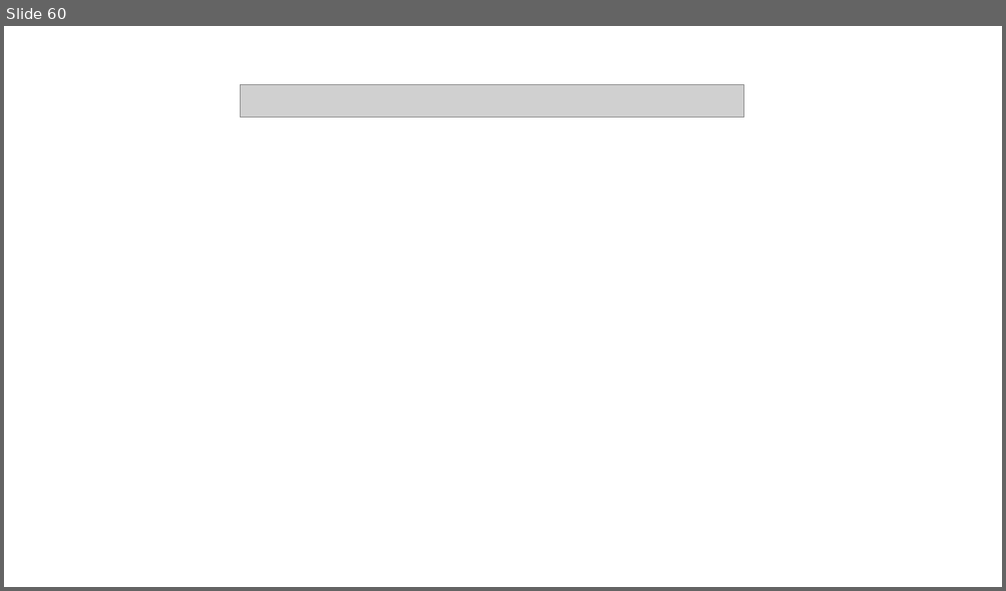
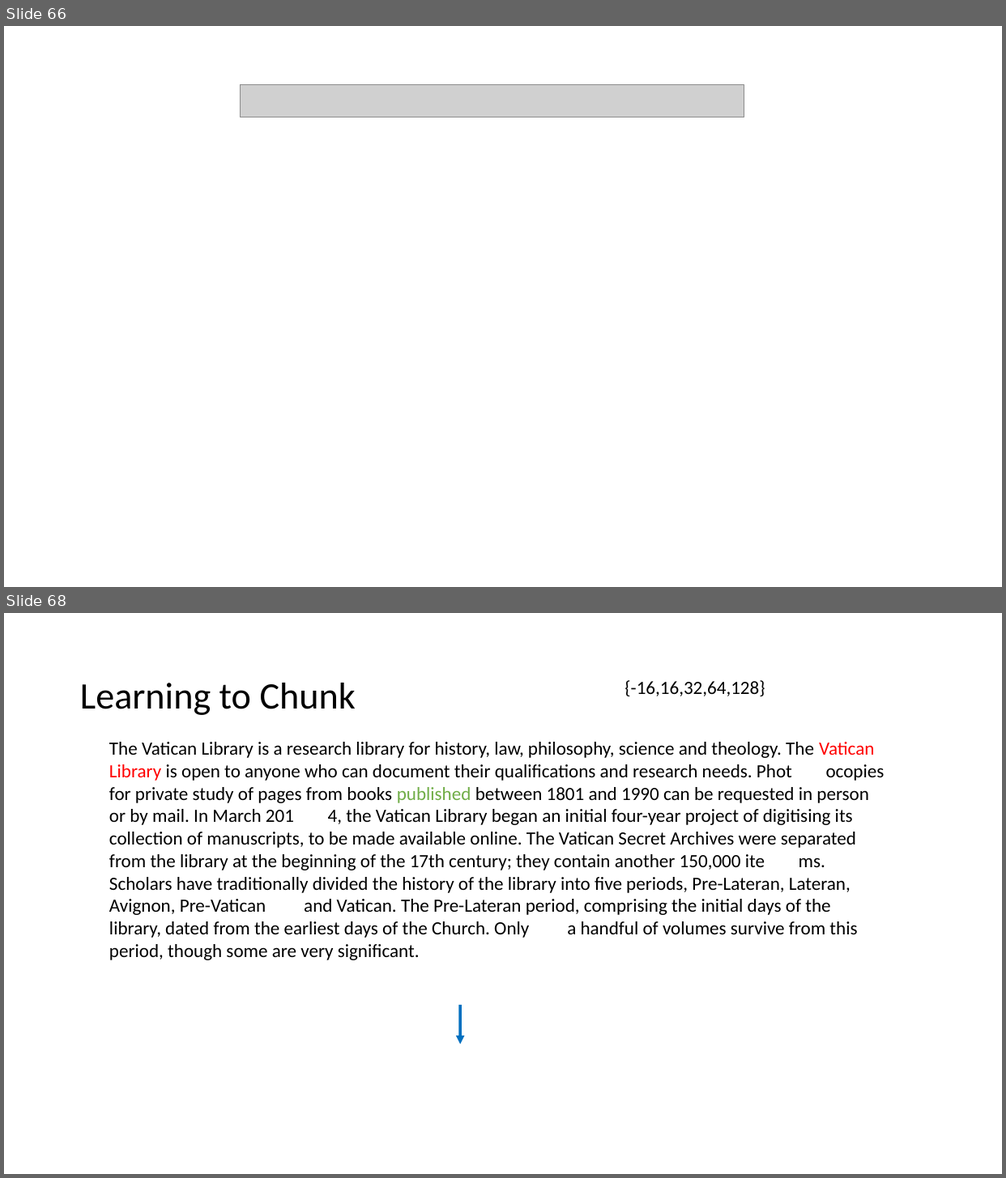
Before and after one commit to xhsun1997/rumor_project, a slide deck: 新建 PPT 演示文稿.ppt. Shown one above the other, each under a label of ours: slide 60 before the commit, slides 66 and 68 after it; the slides between them are not shown. The pictures are 1006x591 and 1006x1178 pixels, drawn with LibreOffice and Linux fonts; fonts in the diff are those of the drawing; grey boxes stand for pictures. Boxes give left, top, right and bottom in pixels: in the first picture for what was removed or moved away, otherwise in the second. Text is boxed around its words. In the diff, an @@ line names an element or a change of style, - is before the commit and + after.

```diff
--- a/新建 PPT 演示文稿.ppt
+++ b/新建 PPT 演示文稿.ppt
@@ slide 68 added at [4, 613, 1002, 1174], background #FFFFFF @@
@@ title added at [80, 683, 356, 715], 36 pt, text #000000 @@
+Learning to Chunk
@@ text added at [624, 680, 765, 696], 18 pt, text #000000 @@
+{-16,16,32,64,128}
@@ text added at [109, 742, 884, 960], 18 pt, text #000000 @@
+The Vatican Library is a research library for history, law, philosophy, science and theology. The Vatican Library is open to anyone who can document their qualifications and research needs. Phot ocopies for private study of pages from books published between 1801 and 1990 can be requested in person or by mail. In March 201 4, the Vatican Library began an initial four-year project of digitising its collection of manuscripts, to be made available online. The Vatican Secret Archives were separated from the library at the beginning of the 17th century; they contain another 150,000 ite ms. Scholars have traditionally divided the history of the library into five periods, Pre-Lateran, Lateran, Avignon, Pre-Vatican and Vatican. The Pre-Lateran period, comprising the initial days of the library, dated from the earliest days of the Church. Only a handful of volumes survive from this period, though some are very significant.
@@ arrow added from (460, 1005) to (460, 1044), #0070C0 2.75 pt @@
@@ what was slide 60 is now slide 66 @@
```
Also in this commit, not shown: 22 slides changed, 13 other slides added, 4 slides removed.
